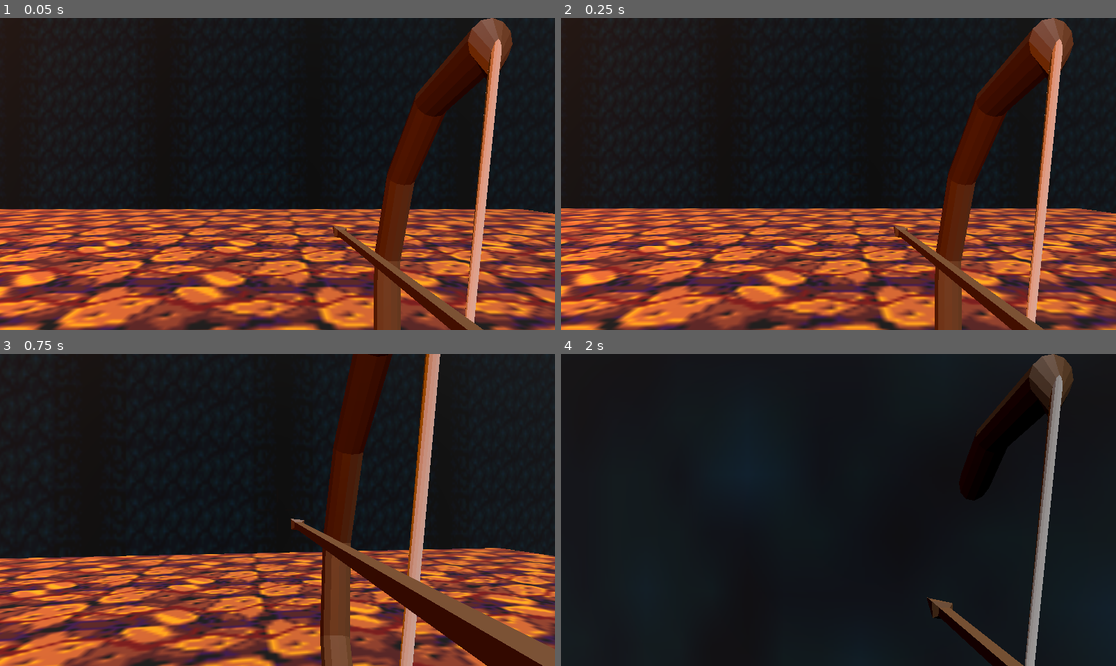
Above: before the commit, frames 1-4 (two rows, left to right).
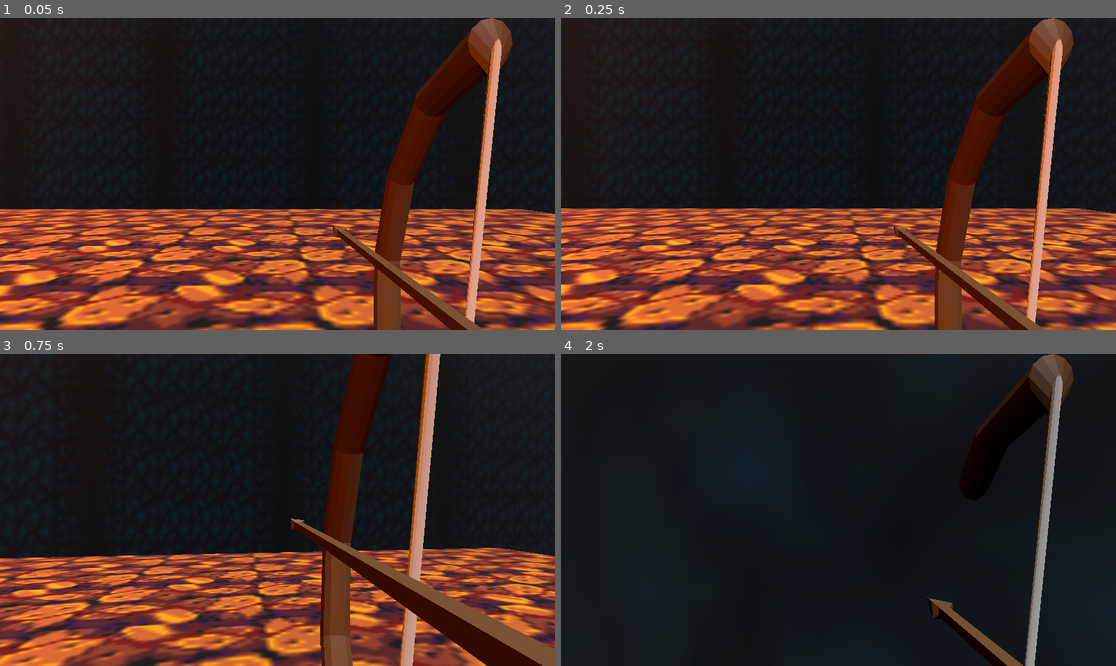
Above: after the commit, the same moments.

Repository: GmacktheGummy/escapebloodskullplanet
Game: Godot game, scene res://testscn.tscn
The game is run twice, just before and just after one commit, with the same random seed, the same clock (stepped at 60 frames per second) and the same inputs.
Inputs (mouse positions are in pixels of both pictures, inside the frame that each line leads up to):
- Up to frame 1 (0.05 s): no input
- Up to frame 2 (0.25 s): no input
- Up to frame 3 (0.75 s): tap Enter at 0.5 s; move the mouse to (305, 510) at 0.52 s; press the mouse at (305, 510) at 0.53 s; hold W (forward) from 0.53 s (still down)
- Up to frame 4 (2 s): keep holding W (forward); tap Space (jump) at 0.77, 1.52 s; move the mouse to (810, 510) at 1.27 s; release the mouse at (810, 510) at 1.28 s; tap Shift (sprint) at 1.35 s

The runs differ from the first frame. In frame 1, 13% of the frame differs, in the area x 0-100%, y 61-100%; in frame 2, 13%; in frame 3, 11%; in frame 4, nothing differs.

Commit message:
Updated bridge collisions

Diff:
--- a/Prefabs/triggerable_bridge.tscn
+++ b/Prefabs/triggerable_bridge.tscn
@@ -15,12 +15,13 @@
 transform = Transform3D(-4.37114e-08, -1, 0, 1, -4.37114e-08, 0, 0, 0, 1, 0, 0, 0)
 
 [node name="Mesh" type="MeshInstance3D" parent="MeshContainer"]
-transform = Transform3D(1, 0, 0, 0, 1, 0, 0, 0, 1, 4.36105, 0, 0)
+transform = Transform3D(1, 0, 0, 0, 1, 0, 0, 0, 1, 7, 0, 0)
 mesh = SubResource("BoxMesh_sigfp")
 skeleton = NodePath("../..")
 
-[node name="Area3D" type="Area3D" parent="MeshContainer"]
+[node name="Area3D" type="StaticBody3D" parent="MeshContainer"]
+transform = Transform3D(1, 0, 0, 0, 1, 0, 0, 0, 1, 7, 0, 0)
+collision_mask = 5
 
 [node name="CollisionShape3D" type="CollisionShape3D" parent="MeshContainer/Area3D"]
-transform = Transform3D(1, 0, 0, 0, 1, 0, 0, 0, 1, 4.35094, 0, 0)
 shape = SubResource("BoxShape3D_w242h")
--- a/Source/Entities/Bridge/BridgeBehavior.gd
+++ b/Source/Entities/Bridge/BridgeBehavior.gd
@@ -15,8 +15,8 @@
 
 func on_activate() -> void:
 	if mesh_container.rotation.z > 0:
-		mesh_container.rotation.z -= 1
+		mesh_container.rotation.z = 0
 
 func on_deactivate() -> void:
-	if mesh_container.rotation.z != 90:
-		mesh_container.rotation.z = 90
+	if mesh_container.rotat.z != deg_to_rad(90):
+		mesh_container.rotation.z = deg_to_rad(90)
--- a/testscn.tscn
+++ b/testscn.tscn
@@ -1,6 +1,6 @@
 [gd_scene load_steps=11 format=3 uid="uid://dmow02mjao4kh"]
 
-[ext_resource type="PackedScene" uid="uid://dwmskhvmjekey" path="res://player.tscn" id="1_10ces"]
+[ext_resource type="PackedScene" uid="uid://dwmskhvmjekey" path="res://Source/Entities/Player/player.tscn" id="1_10ces"]
 [ext_resource type="Script" path="res://control.gd" id="1_775os"]
 [ext_resource type="Texture2D" uid="uid://bshle5pufqonk" path="res://Assets/tx_wall_1.png" id="2_3gfm2"]
 [ext_resource type="Texture2D" uid="uid://rh4x1lfs6veb" path="res://Assets/tx_rockred.png" id="3_dld1w"]
@@ -103,6 +103,7 @@
 collision_mask = 5
 
 [node name="MeshInstance3D" type="MeshInstance3D" parent="ground"]
+transform = Transform3D(1, 0, 0, 0, 1, 0, 0, 0, 1, -0.00358295, 1.90735e-06, -0.00869179)
 material_override = SubResource("StandardMaterial3D_ambw8")
 mesh = SubResource("BoxMesh_7p6t5")
 skeleton = NodePath("../..")
@@ -157,7 +158,7 @@
 omni_attenuation = 0.5
 
 [node name="Bridge" parent="." instance=ExtResource("5_s6yyd")]
-transform = Transform3D(1, 0, 0, 0, 1, 0, 0, 0, 1, -19.6975, 7.43436, 7.16966)
+transform = Transform3D(0.969944, 0, -0.243327, 0, 1, 0, 0.243327, 0, 0.969944, -21.9402, 7.90296, 6.29289)
 
 [node name="Switch" parent="." node_paths=PackedStringArray("objects_to_trigger") instance=ExtResource("7_8a3dt")]
 transform = Transform3D(0.995715, 0, -0.0924749, 0, 1, 0, 0.0924749, 0, 0.995715, -20.076, 16.6507, 1.96888)
